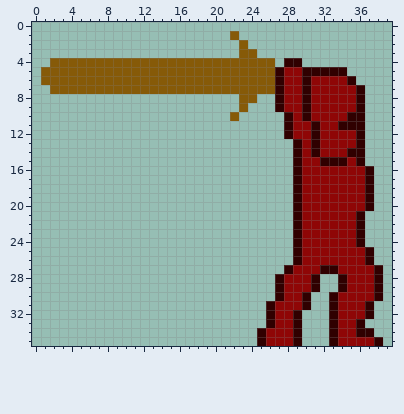
Pixel-art sprite, stored at Enemies/EvilClone/attack/EvilcloneAttack3.png. This is how it looked before the edit.
The file is 60x36 pixels. Shown: x 0..39, y 0..35.
After the commit:
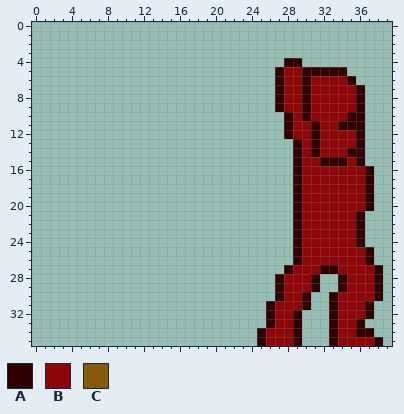
Palette (. is transparent): A #300000  B #8f0606  C #865a08
Diff:
Changed rows in their new state; - is an unchanged pixel.
first column x 1:
 1 ---------------------.----
 2 ----------------------.---
 3 ----------------------..--
 4 -.........................
 5 ..........................
 6 ..........................
 7 -.........................
 8 ----------------------..--
 9 ----------------------.---
10 ---------------------.----
